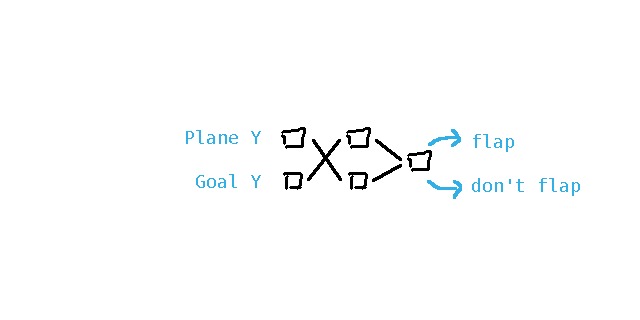
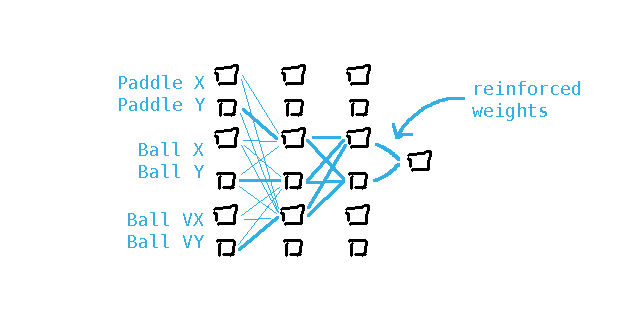
Layer changes from the first 640x320 image to the second:
hid group "flappy-network" (3 layers) over [186, 127, 580, 199]
showed group "pong-network-03" (4 layers) over [119, 64, 580, 257]
renamed "pong-network-connections #1" to "pong-network-connections-03", painted on it over [238, 75, 465, 251]
renamed "pong-network-input #2" to "pong-network-input-03", painted on it over [119, 75, 205, 248]
